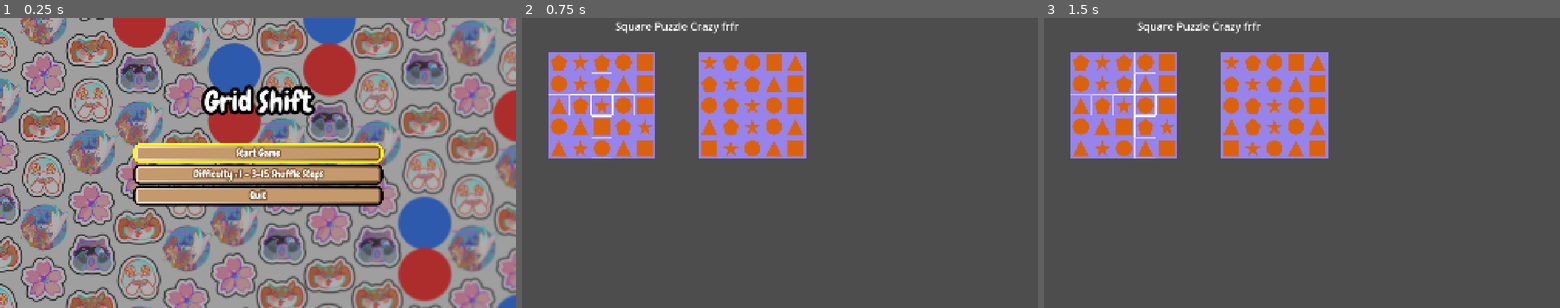
Above: before the commit, frames 1-3 (left to right).
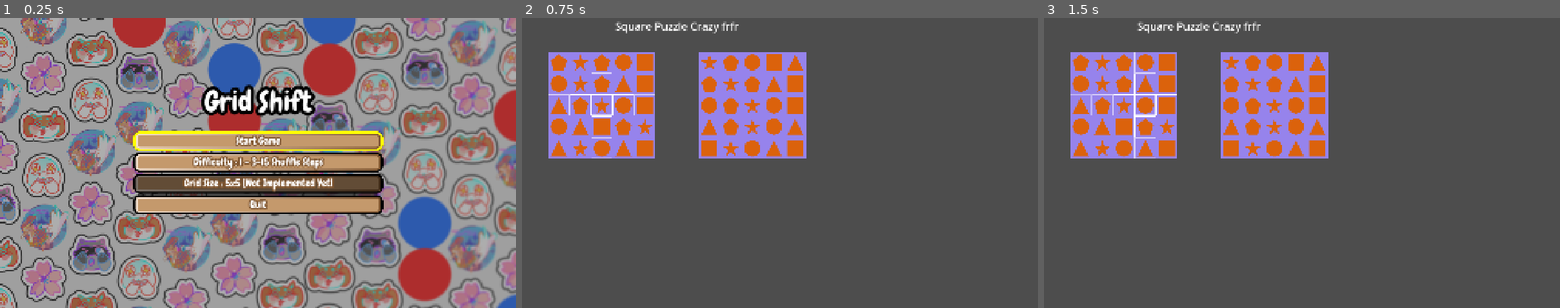
Above: after the commit, the same moments.

Repository: V3NCO/Arcade-Puzzle
Game: Godot game, scene res://Scenes/SceneManager.tscn
The game is run twice, just before and just after one commit, with the same random seed, the same clock (stepped at 60 frames per second) and the same inputs.
Inputs:
- Up to frame 1 (0.25 s): no input
- Up to frame 2 (0.75 s): click "Start Game" at 0.5 s
- Up to frame 3 (1.5 s): tap Enter at 1.25 s; hold Right (move_cursor_right) from 1.28 s (still down)

The runs differ from the first frame. In frame 1, 13% of the frame differs, in the area x 25-75%, y 38-68%; in frame 2, nothing differs; in frame 3, nothing differs.

Commit message:
Why did it rollback stuff TT

Diff:
--- a/Scenes/Menu.tscn
+++ b/Scenes/Menu.tscn
@@ -1,13 +1,14 @@
-[gd_scene load_steps=9 format=3 uid="uid://cc3andqk6n1vm"]
-
-[ext_resource type="Script" uid="uid://ds6pk5tad3ui2" path="res://Scenes/ui_destroy.gd" id="1_3jcrr"]
+[gd_scene load_steps=10 format=3 uid="uid://cc3andqk6n1vm"]
+
+[ext_resource type="Script" uid="uid://ds6pk5tad3ui2" path="res://Scripts/ui_destroy.gd" id="1_3jcrr"]
 [ext_resource type="Script" uid="uid://c5m5f2lm5quv4" path="res://Scripts/play_button.gd" id="1_3kf3n"]
 [ext_resource type="Script" uid="uid://b03t0ssmatd7r" path="res://Scripts/menu.gd" id="1_syfuq"]
 [ext_resource type="Texture2D" uid="uid://c2ip6a04hgapi" path="res://assets/images/Background_Menu.png" id="1_wfhf6"]
 [ext_resource type="FontFile" uid="uid://e10bi54jw2xp" path="res://assets/Chewy-Regular.ttf" id="2_syfuq"]
-[ext_resource type="Texture2D" uid="uid://cl0lyfrj1lal" path="res://assets/images/vectors/buttons_normal/Brown.svg" id="5_3jcrr"]
-[ext_resource type="Texture2D" uid="uid://ckwo8bxk3bxn5" path="res://assets/images/vectors/buttons_hovered/Orange.svg" id="6_wfhf6"]
-[ext_resource type="Texture2D" uid="uid://dqqfitay01xps" path="res://assets/images/vectors/buttons_hovered/Brown.svg" id="7_ab40c"]
+[ext_resource type="Texture2D" uid="uid://cl0lyfrj1lal" path="res://assets/images/vectors/UI_Elements/buttons_normal/Brown.svg" id="5_3jcrr"]
+[ext_resource type="Texture2D" uid="uid://ckwo8bxk3bxn5" path="res://assets/images/vectors/UI_Elements/buttons_hovered/Orange.svg" id="6_wfhf6"]
+[ext_resource type="Texture2D" uid="uid://dqqfitay01xps" path="res://assets/images/vectors/UI_Elements/buttons_hovered/Brown.svg" id="7_ab40c"]
+[ext_resource type="Texture2D" uid="uid://dbce405w46vsn" path="res://assets/images/vectors/UI_Elements/buttons_disabled/Brown.svg" id="9_aobxe"]
 
 [node name="Control" type="Control"]
 layout_mode = 3
@@ -125,6 +126,37 @@
 horizontal_alignment = 1
 vertical_alignment = 1
 
+[node name="GridSizeBtn" type="TextureButton" parent="MarginContainer/VBoxContainer/HBoxContainer/VBoxContainer"]
+layout_mode = 2
+disabled = true
+texture_normal = ExtResource("5_3jcrr")
+texture_pressed = ExtResource("6_wfhf6")
+texture_hover = ExtResource("7_ab40c")
+texture_disabled = ExtResource("9_aobxe")
+texture_focused = ExtResource("7_ab40c")
+stretch_mode = 0
+
+[node name="Label" type="Label" parent="MarginContainer/VBoxContainer/HBoxContainer/VBoxContainer/GridSizeBtn"]
+layout_mode = 1
+anchors_preset = 8
+anchor_left = 0.5
+anchor_top = 0.5
+anchor_right = 0.5
+anchor_bottom = 0.5
+offset_left = -33.0
+offset_top = -25.0
+offset_right = 33.0
+offset_bottom = 25.0
+grow_horizontal = 2
+grow_vertical = 2
+theme_override_colors/font_outline_color = Color(0.498039, 0.333333, 0.184314, 1)
+theme_override_constants/outline_size = 20
+theme_override_fonts/font = ExtResource("2_syfuq")
+theme_override_font_sizes/font_size = 38
+text = "Grid Size : 5x5 [Not Implemented Yet]"
+horizontal_alignment = 1
+vertical_alignment = 1
+
 [node name="QuitBtn" type="TextureButton" parent="MarginContainer/VBoxContainer/HBoxContainer/VBoxContainer"]
 layout_mode = 2
 texture_normal = ExtResource("5_3jcrr")
